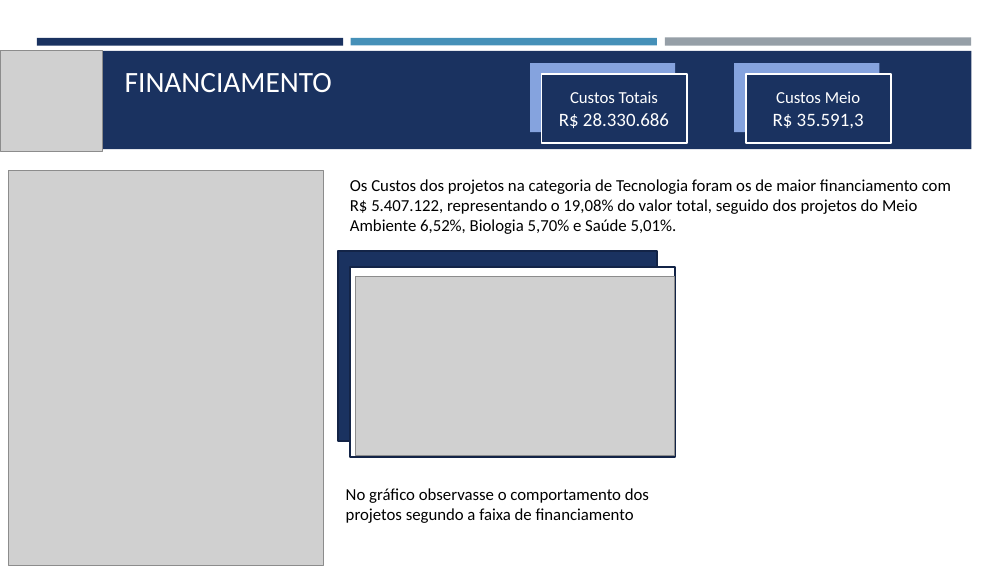
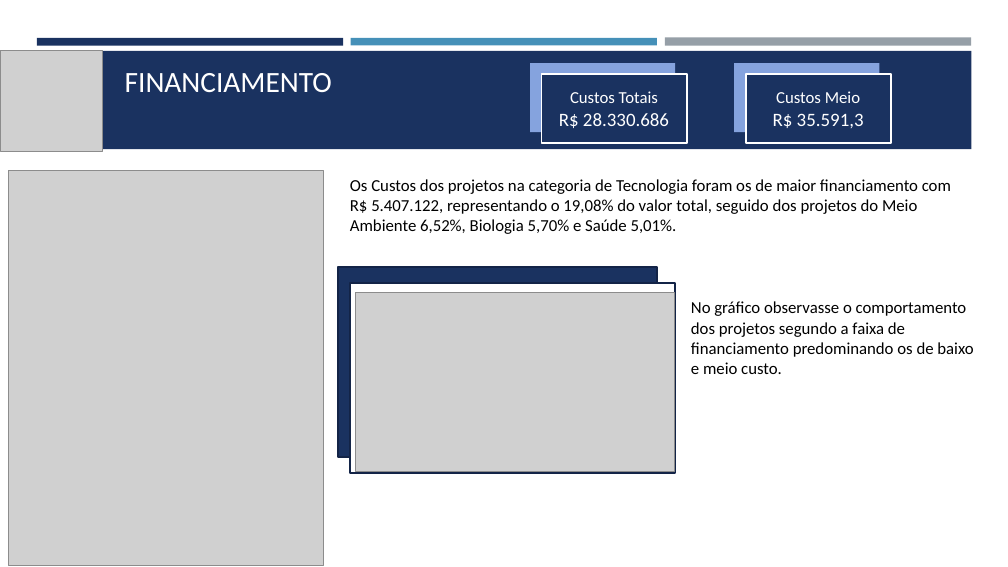
Before and after one commit to ausentes/projectositetoti, a slide deck: slide 8 of Relatorio Toti Cientistas.pptm (slide 5 before the commit). Drawn at 1008x567 pixels with LibreOffice and Linux fonts; fonts in the diff are those of the drawing; grey boxes stand for pictures. Boxes give left, top, right and bottom in pixels: in the first picture for what was removed or moved away, otherwise in the second. Text is boxed around its words. In the diff, an @@ line names an element or a change of style, - is before the commit and + after.

```diff
--- a/Relatorio Toti Cientistas.pptm
+++ b/Relatorio Toti Cientistas.pptm
@@ 2 rectangles, 1 picture moved together from (x1=338, y1=251, x2=675, y2=457) to (x1=338, y1=267, x2=675, y2=473) @@
@@ text at (x1=691, y1=301, x2=973, y2=374): text changed @@
-No gráfico observasse o comportamento dos projetos segundo a faixa de financiamento
+No gráfico observasse o comportamento dos projetos segundo a faixa de financiamento predominando os de baixo e meio custo.
```
Also in this commit, not shown: 3 other slides changed, 6 slides added, 2 slides removed.
